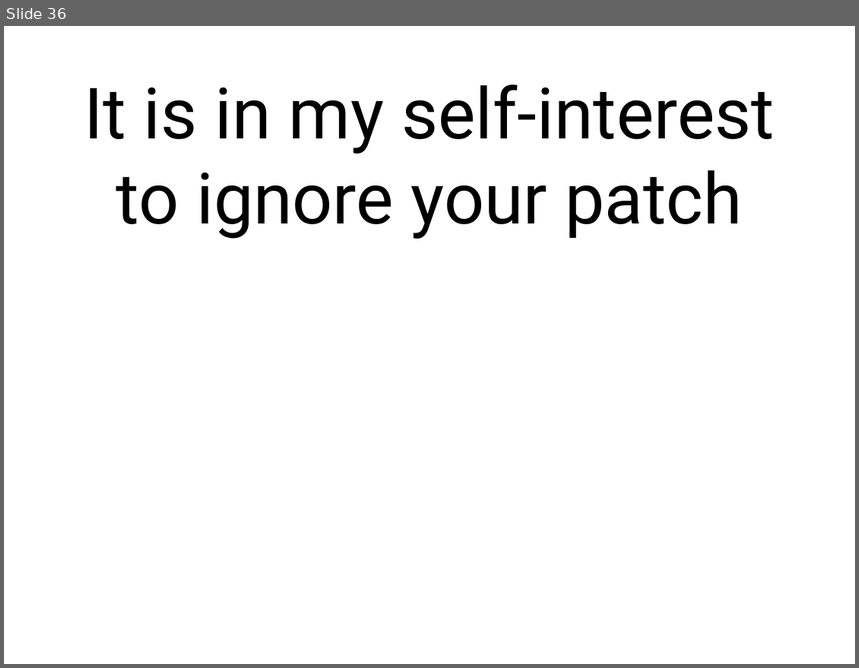
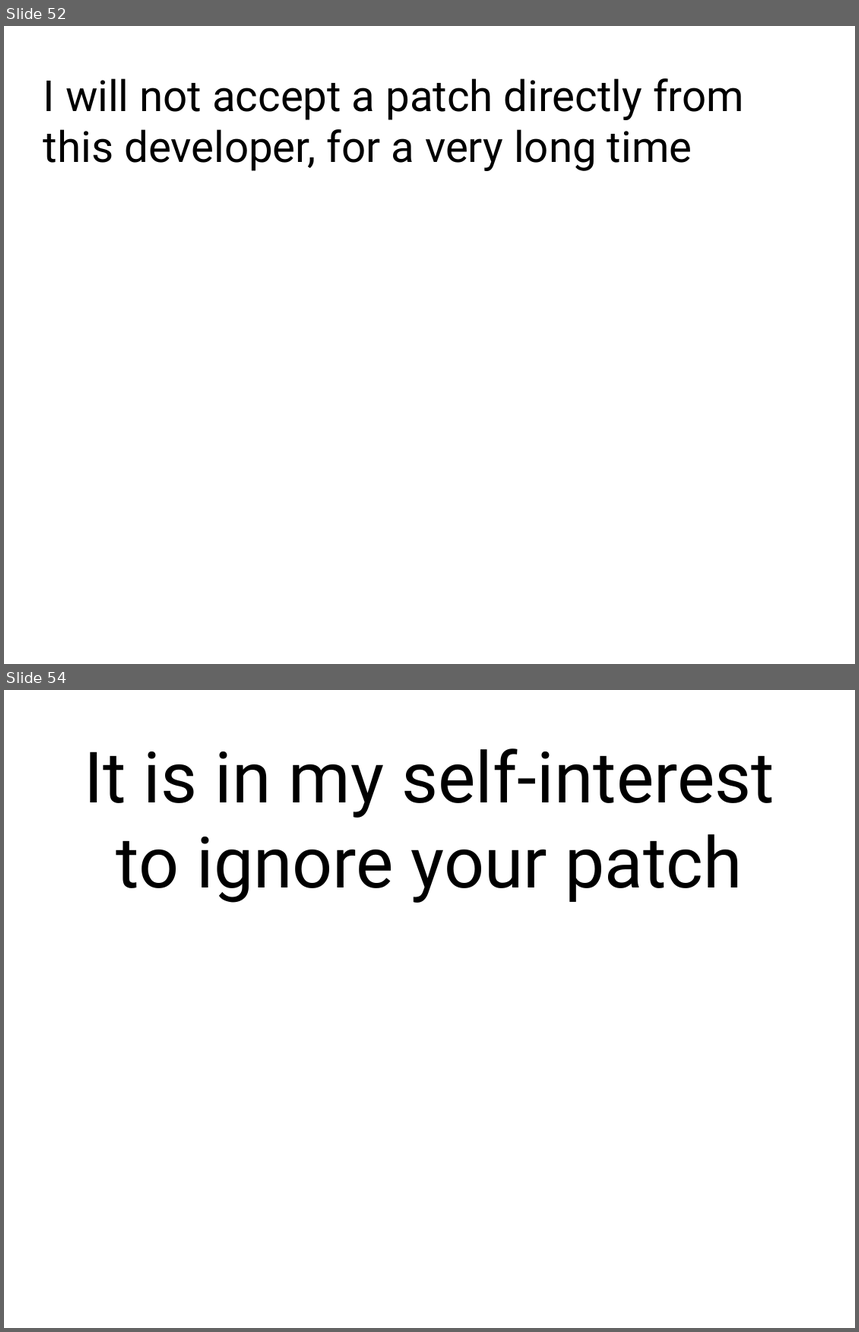
Before and after one commit to gregkh/presentation-linux-maintainer, a slide deck: maintainer.odp. Shown one above the other, each under a label of ours: slide 36 before the commit, slides 52 and 54 after it; the slides between them are not shown. The pictures are 859x668 and 859x1332 pixels, drawn with LibreOffice and Linux fonts; fonts in the diff are those of the drawing. Boxes give left, top, right and bottom in pixels: in the first picture for what was removed or moved away, otherwise in the second. Text is boxed around its words. In the diff, an @@ line names an element or a change of style, - is before the commit and + after.

```diff
--- a/maintainer.odp
+++ b/maintainer.odp
@@ slide 52 added at (4,26,855,664), background #FFFFFF @@
@@ text added at (44,78,744,171), 40 pt, text #000000 @@
+I will not accept a patch directly from
+this developer, for a very long time
@@ what was slide 36 is now slide 54 @@
```
Also in this commit, not shown: 2 slides changed, 16 other slides added, 1 other file.
